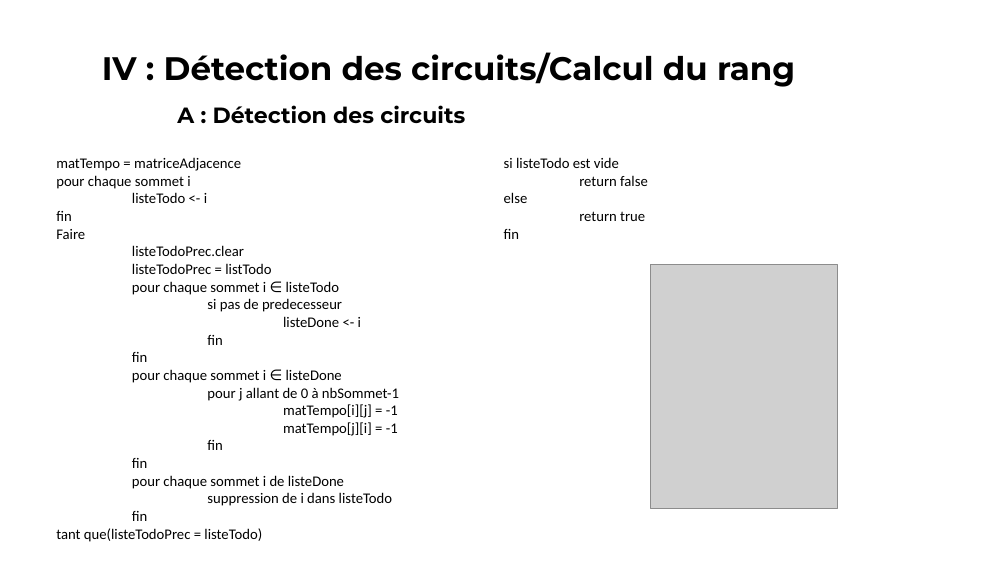
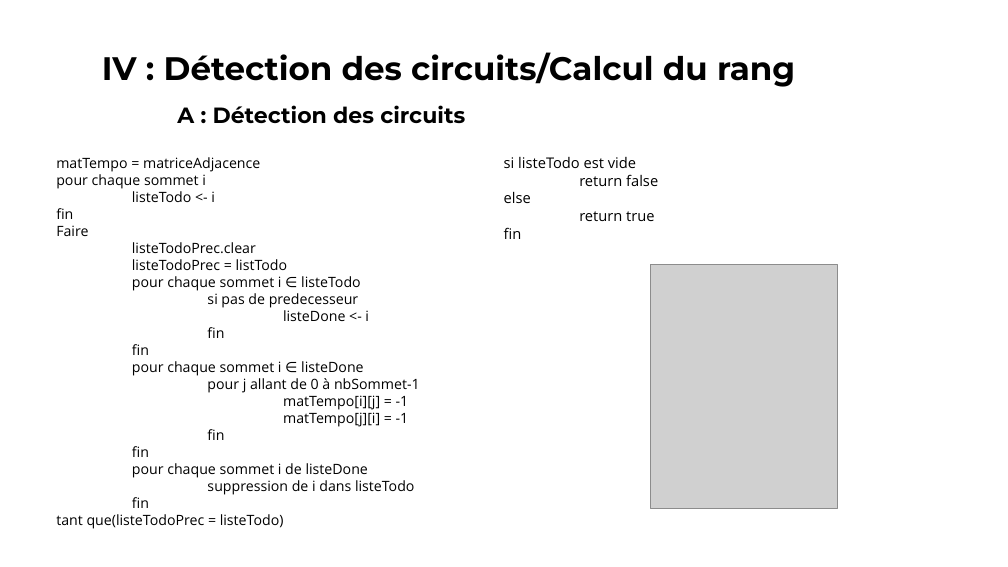
Before and after one commit to vincentdbs/ProjetTheorieDesGraphes, a slide deck: slide 9 of A4_Presentation.pptx. Drawn at 1008x567 pixels with LibreOffice and Linux fonts; fonts in the diff are those of the drawing; grey boxes stand for pictures. Boxes give left, top, right and bottom in pixels: in the first picture for what was removed or moved away, otherwise in the second. Text is boxed around its words. In the diff, an @@ line names an element or a change of style, - is before the commit and + after.

```diff
--- a/A4_Presentation.pptx
+++ b/A4_Presentation.pptx
@@ text "matTempo = matriceAdjacence" at bbox=[56, 157, 420, 529]: size 28 to 27 pt, font Calibri to Open Sans @@
@@ text "si listeTodo est vide" at bbox=[504, 157, 658, 239]: font Calibri to Open Sans @@
```
Also in this commit, not shown: 5 other slides changed.
